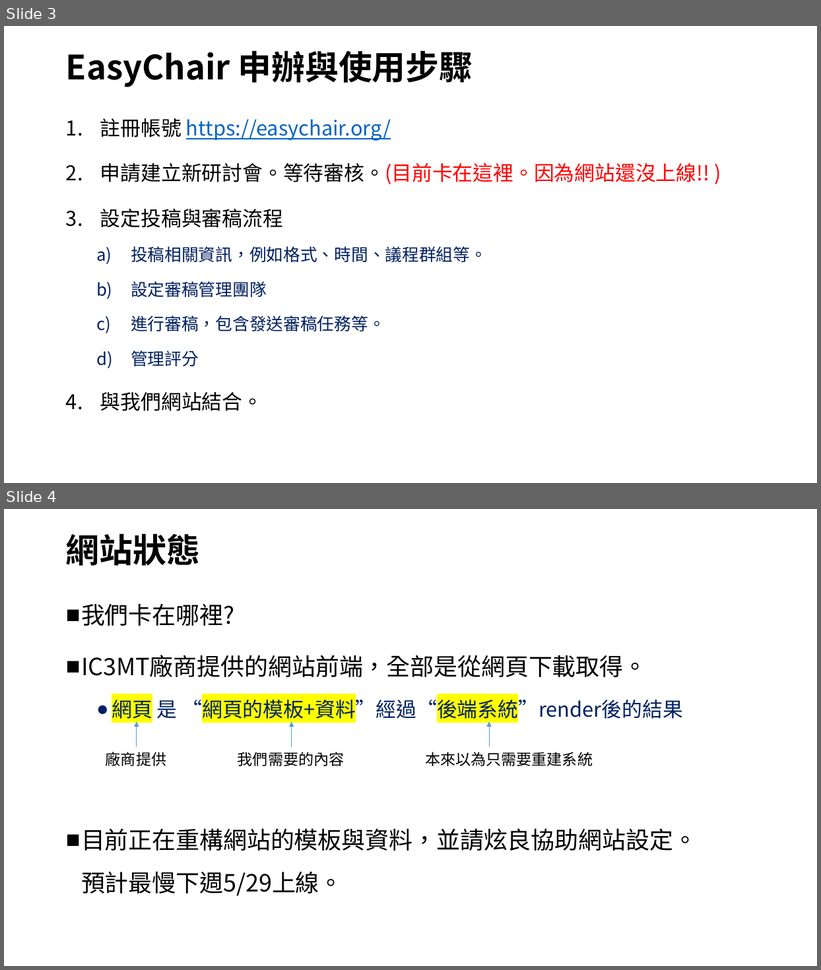
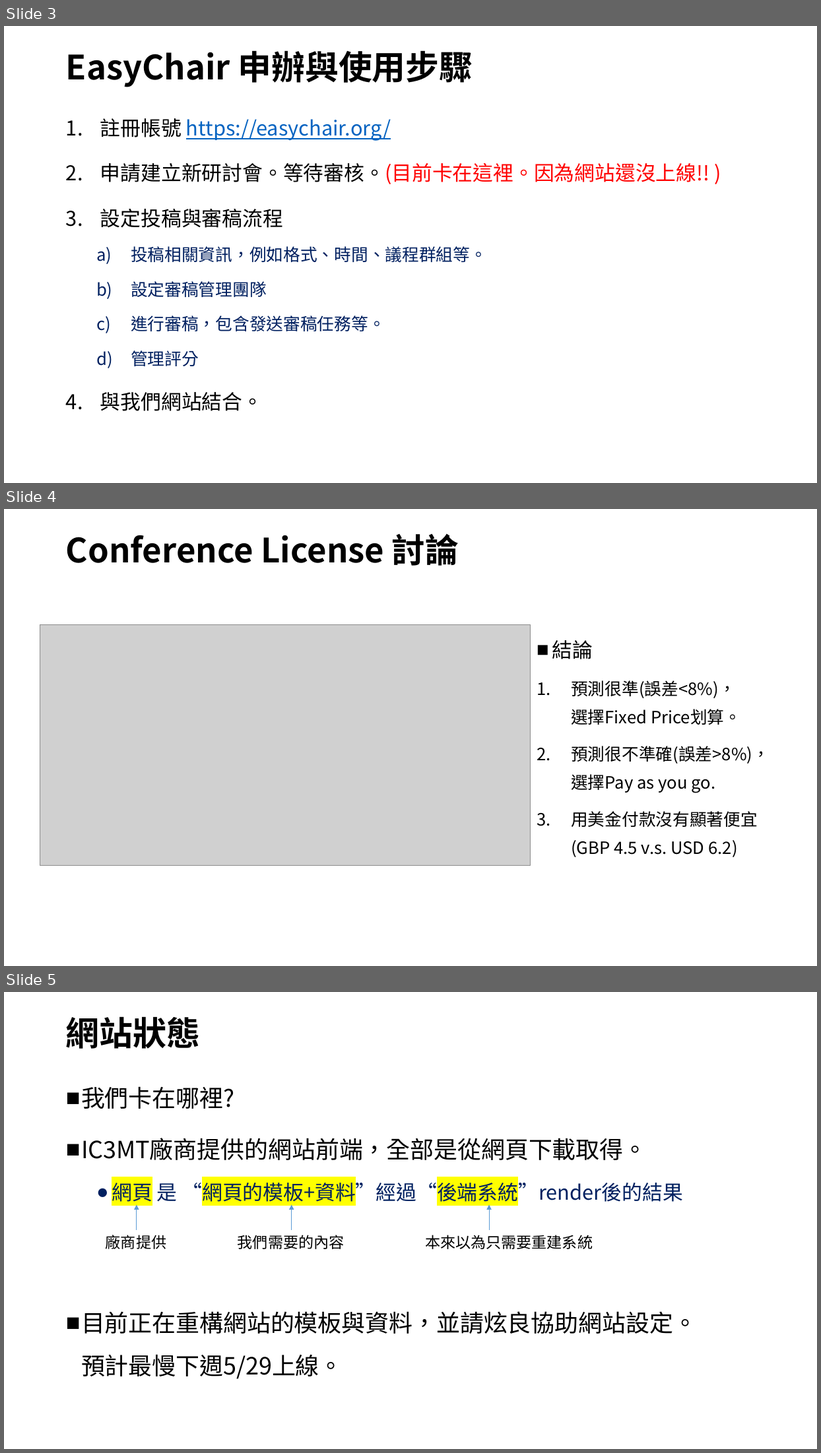
Before and after one commit to Yilin20021016/TSFD2025, a slide deck: docu/TFSD 2025網站進度報告.pptx. Shown one above the other, each under a label of ours: slides 3 and 4 before the commit, slides 3, 4 and 5 after it. The pictures are 821x970 and 821x1453 pixels, drawn with LibreOffice and Linux fonts; fonts in the diff are those of the drawing; grey boxes stand for pictures; background and template pictures are left out. Boxes give left, top, right and bottom in pixels: in the first picture for what was removed or moved away, otherwise in the second. Text is boxed around its words. In the diff, an @@ line names an element or a change of style, - is before the commit and + after.

```diff
--- a/docu/TFSD 2025網站進度報告.pptx
+++ b/docu/TFSD 2025網站進度報告.pptx
@@ slide 4 added at [4,509,817,966], background #FFFFFF @@
@@ title added at [66,533,459,566], 39.6 pt, text #000000, bold @@
+Conference License 討論
@@ picture added at [40,625,531,866] @@
@@ text added at [552,640,770,857], 20 pt, text #000000 @@
+■ 結論
+1. 預測很準(誤差<8%)，
+   選擇Fixed Price划算。
+2. 預測很不準確(誤差>8%)，選擇Pay as you go.
+3. 用美金付款沒有顯著便宜
+   (GBP 4.5 v.s. USD 6.2)
@@ what was slide 4 is now slide 5 @@
```
Also in this commit, not shown: 4 other files.
